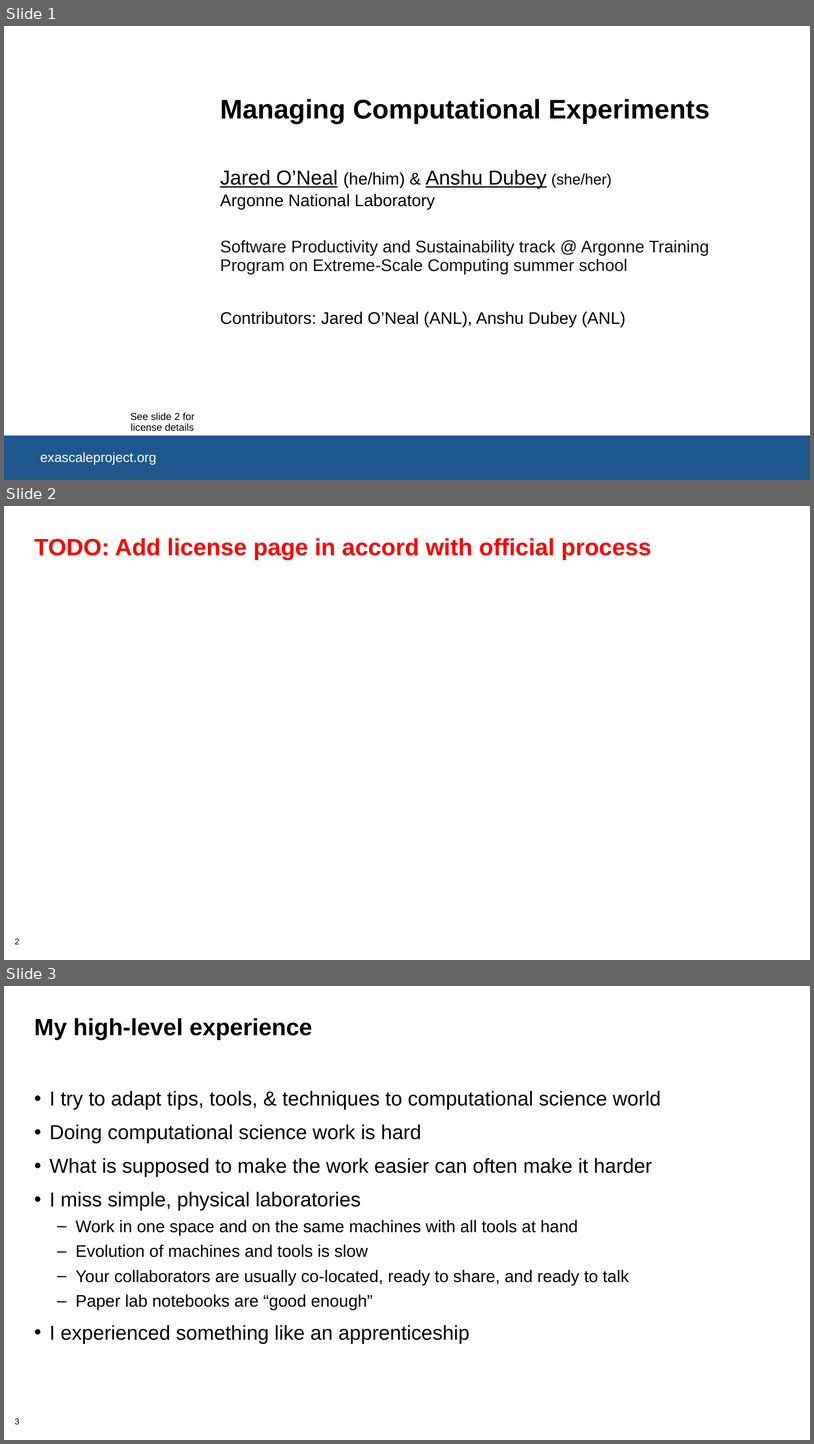
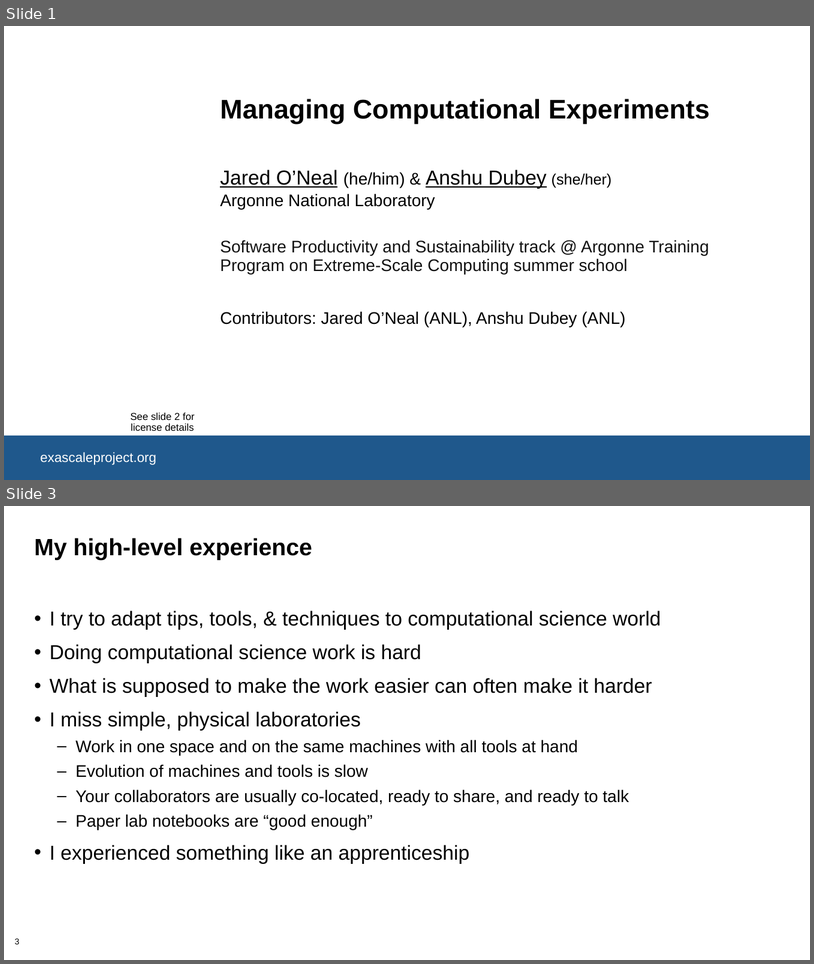
Before and after one commit to bssw-tutorial/presentations, a slide deck: computational-expts.pptx. Shown one above the other, each under a label of ours: slides 1, 2 and 3 before the commit, slides 1 and 3 after it; the slides between them are not shown. The pictures are 814x1444 and 814x964 pixels, drawn with LibreOffice and Linux fonts; fonts in the diff are those of the drawing; background and template pictures are left out. Boxes give left, top, right and bottom in pixels: in the first picture for what was removed or moved away, otherwise in the second. Text is boxed around its words. In the diff, an @@ line names an element or a change of style, - is before the commit and + after.

Commit message:
Finalize title and license slides

```diff
--- a/computational-expts.pptx
+++ b/computational-expts.pptx
@@ slide 2 removed at <box>4,506,810,960</box>, background #FFFFFF; not listed: 1 template element that a slide beside it also shows @@
@@ title removed at <box>34,538,651,560</box> @@
-TODO: Add license page in accord with official process
```
Also in this commit, not shown: 1 slide added, 6 other files.
